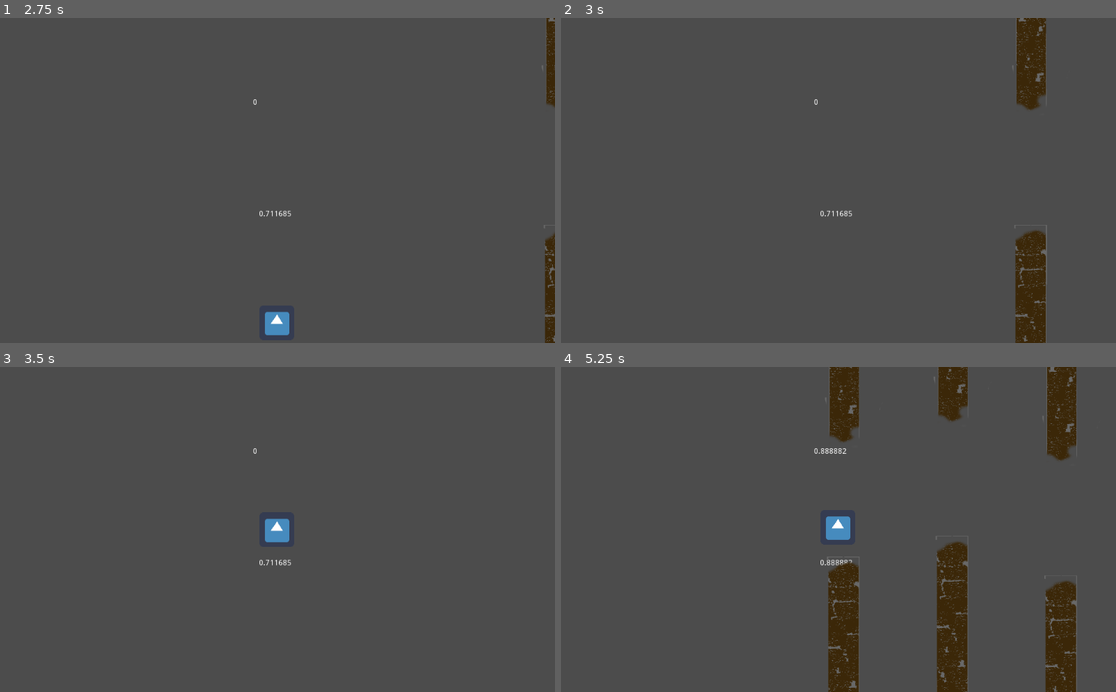
Above: before the commit, frames 1-4 (two rows, left to right).
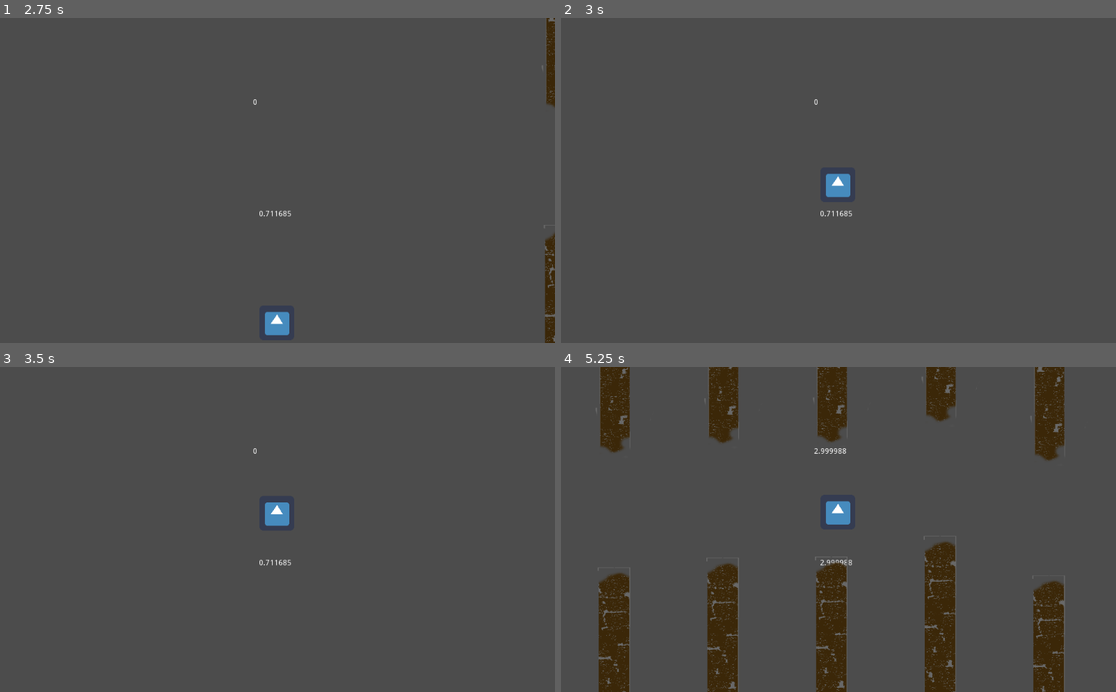
Above: after the commit, the same moments.

Repository: Unknown246/Flappy_Godot
Game: Godot game, scene res://Node2D.tscn
The game is run twice, just before and just after one commit, with the same random seed, the same clock (stepped at 60 frames per second) and the same inputs. The engine's default icon, where the game draws it, is replaced by a stand-in: a white triangle on a blue panel in a dark square.
Inputs:
- Up to frame 1 (2.75 s): tap Space (jump) at 0.77, 1.52 s
- Up to frame 2 (3 s): no input
- Up to frame 3 (3.5 s): tap Space (jump) at 3.02 s
- Up to frame 4 (5.25 s): tap Space (jump) at 3.77, 4.52 s

Frame 1 is identical in both runs. In frame 2, 3.4% of the frame differs, in the area x 47-88%, y 0-100%; in frame 3, 0.5%; in frame 4, 16%, in the area x 6-93%, y 0-100%.

Commit message:
add a floor

Diff:
--- a/usus.gd
+++ b/usus.gd
@@ -16,3 +16,6 @@
 		get_tree().reload_current_scene()
 	else:
 		move_and_slide(Vector2(40000, veltical_speed)*delta)
+
+	if transform.origin.y > 300:
+		get_tree().reload_current_scene()
